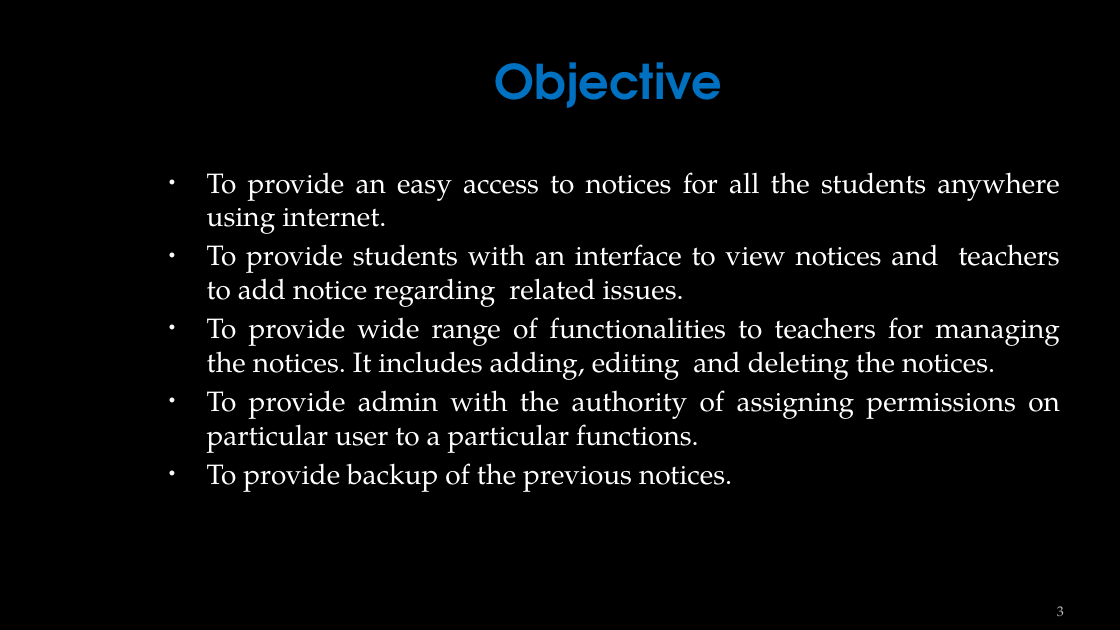
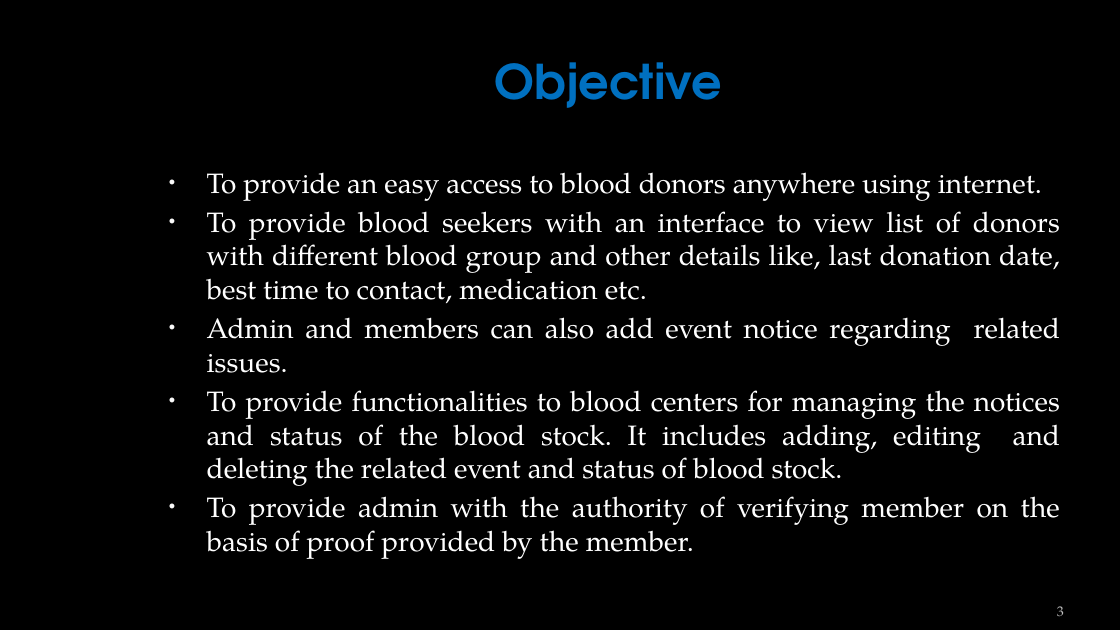
Before and after one commit to sumitbajracharya/blooddonation, a slide deck: slide 3 of Reference/ONBSPresentation.pptx. Drawn at 1120x630 pixels with LibreOffice and Linux fonts; fonts in the diff are those of the drawing; background and template pictures are left out. Boxes give left, top, right and bottom in pixels: in the first picture for what was removed or moved away, otherwise in the second. Text is boxed around its words. In the diff, an @@ line names an element or a change of style, - is before the commit and + after.

```diff
--- a/Reference/ONBSPresentation.pptx
+++ b/Reference/ONBSPresentation.pptx
@@ text at (x1=207, y1=172, x2=1060, y2=525): text changed @@
-• To provide an easy access to notices for all the students anywhere using internet.
-• To provide students with an interface to view notices and teachers to add notice regarding related issues.
-• To provide wide range of functionalities to teachers for managing the notices. It includes adding, editing and deleting the notices.
-• To provide admin with the authority of assigning permissions on particular user to a particular functions.
-• To provide backup of the previous notices.
+• To provide an easy access to blood donors anywhere using internet.
+• To provide blood seekers with an interface to view list of donors with different blood group and other details like, last donation date, best time to contact, medication etc.
+• Admin and members can also add event notice regarding related issues.
+• To provide functionalities to blood centers for managing the notices and status of the blood stock. It includes adding, editing and deleting the related event and status of blood stock.
+• To provide admin with the authority of verifying member on the basis of proof provided by the member.
```
Also in this commit, not shown: 5 other slides changed, 2 slides added, 4 slides removed, 1 other file.
